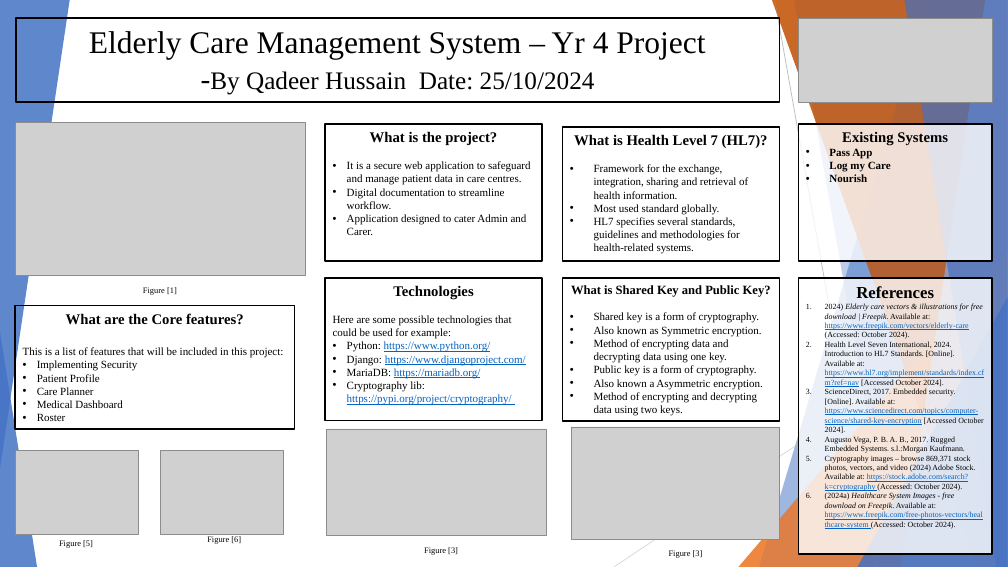
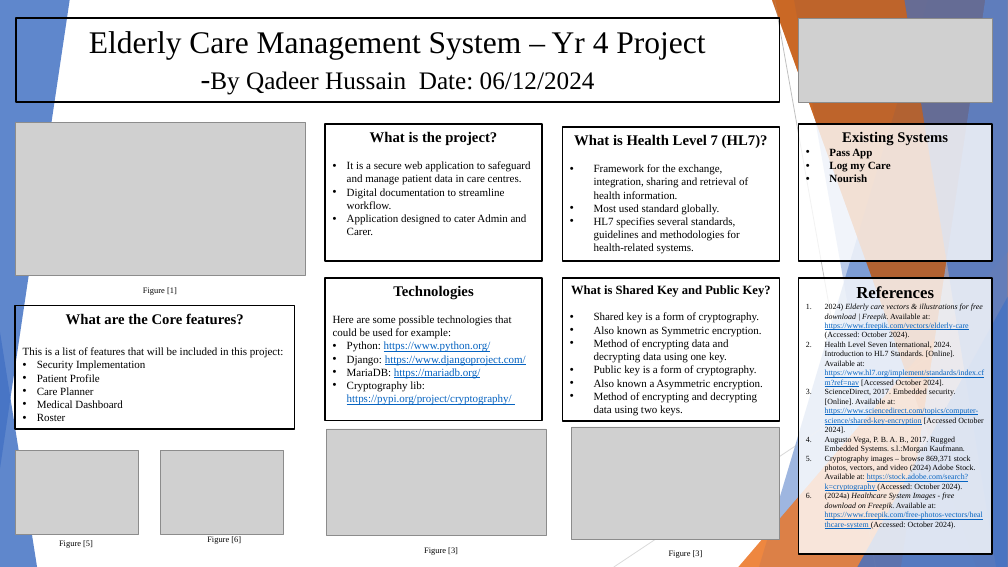
Before and after one commit to Qadeer1813/Project-Y4, a slide deck: slide 1 of Documents/Research Poster.pptx. Drawn at 1008x567 pixels with LibreOffice and Linux fonts; fonts in the diff are those of the drawing; grey boxes stand for pictures. Boxes give left, top, right and bottom in pixels: in the first picture for what was removed or moved away, otherwise in the second. Text is boxed around its words. In the diff, an @@ line names an element or a change of style, - is before the commit and + after.

```diff
--- a/Documents/Research Poster.pptx
+++ b/Documents/Research Poster.pptx
@@ text in rectangle at (210, 71, 595, 95): text changed @@
--By Qadeer Hussain Date: 25/10/2024
+-By Qadeer Hussain Date: 06/12/2024
@@ text in rectangle at (37, 360, 145, 371): text changed @@
-• Implementing Security
+• Security Implementation
```
Also in this commit, not shown: 3 other files.
